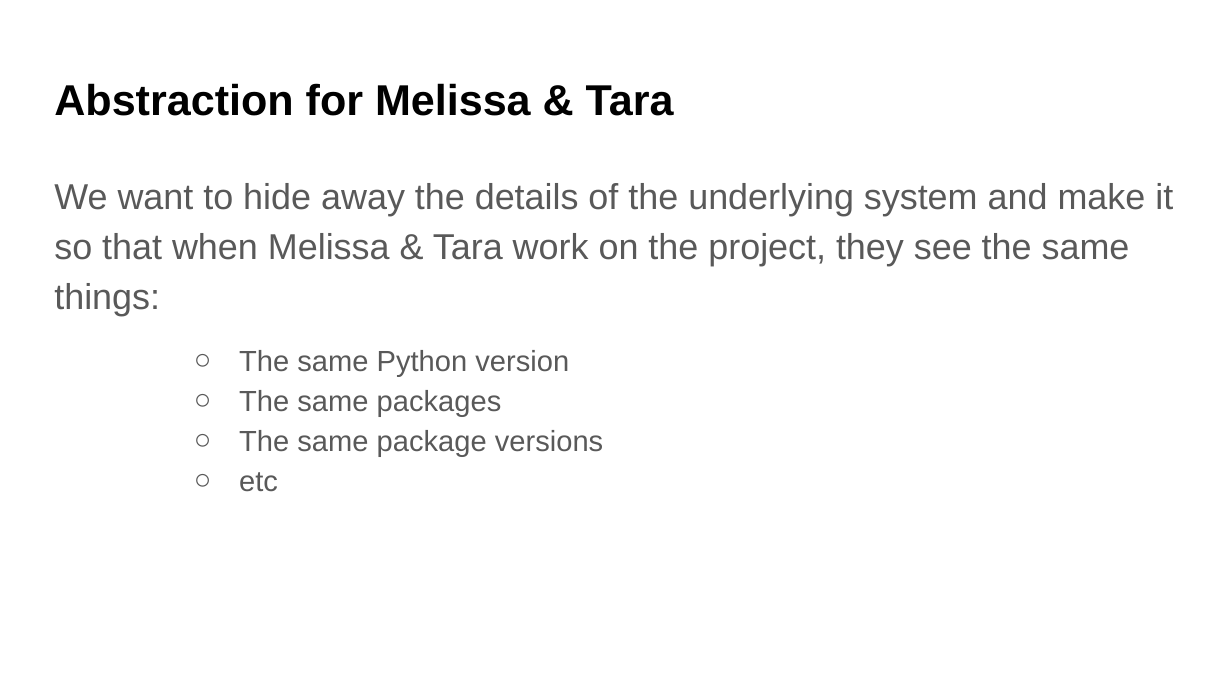
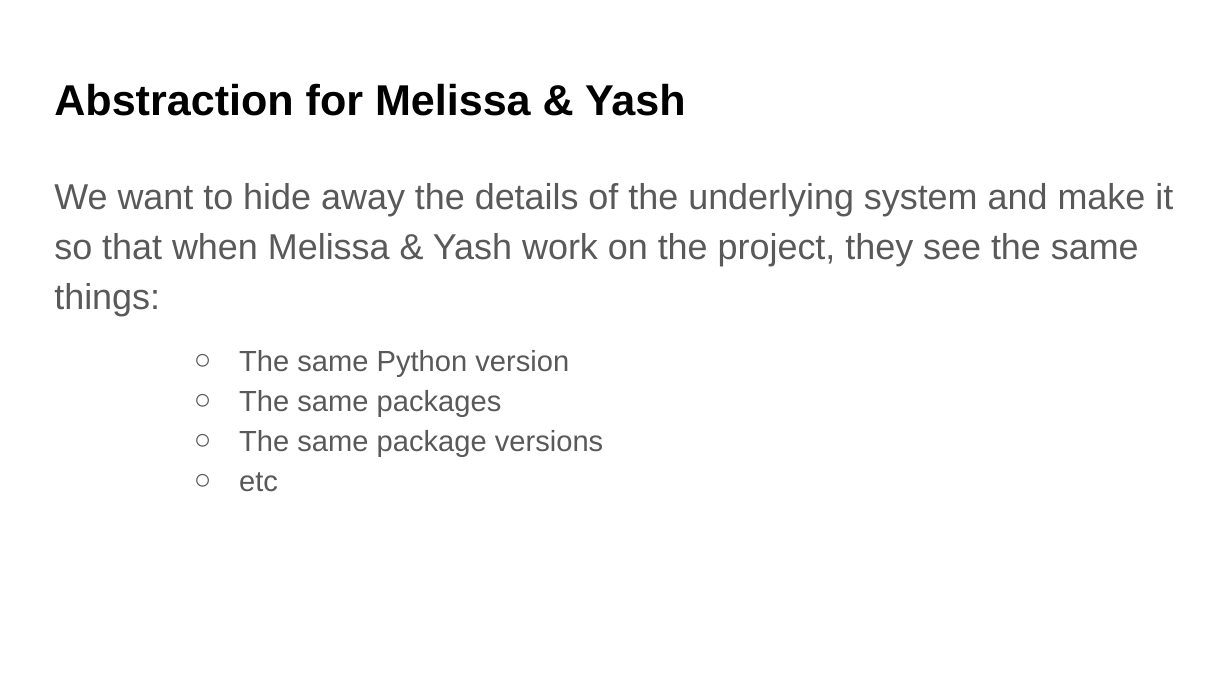
Before and after one commit to UWDATA515/lecture-materials, a slide deck: slide 10 of 09/DATA515_09_VirtualEnvironments.pptx (slide 6 before the commit). Drawn at 1232x693 pixels with LibreOffice and Linux fonts; fonts in the diff are those of the drawing; background and template pictures are left out. Boxes give left, top, right and bottom in pixels: in the first picture for what was removed or moved away, otherwise in the second. Text is boxed around its words. In the diff, an @@ line names an element or a change of style, - is before the commit and + after.

```diff
--- a/09/DATA515_09_VirtualEnvironments.pptx
+++ b/09/DATA515_09_VirtualEnvironments.pptx
@@ title at [54, 83, 686, 116]: text changed @@
-Abstraction for Melissa & Tara
+Abstraction for Melissa & Yash
@@ text at [54, 183, 1173, 316]: text changed @@
-We want to hide away the details of the underlying system and make it so that when Melissa & Tara work on the project, they see the same things:
+We want to hide away the details of the underlying system and make it so that when Melissa & Yash work on the project, they see the same things:
```
Also in this commit, not shown: 6 other slides changed, 6 slides added, 5 other files.
